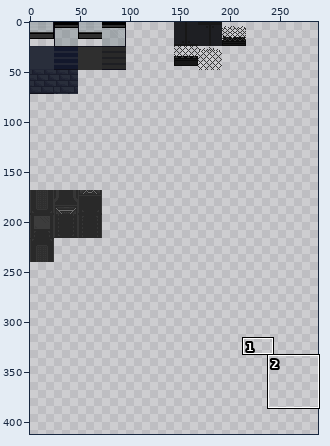
Two states of a sprite sheet, src/ZeroFootprintSociety/Content/Maps/Walls.png. The picture above shows the old version from afar; the outline marks the close-up.
Close-up. Before the commit:
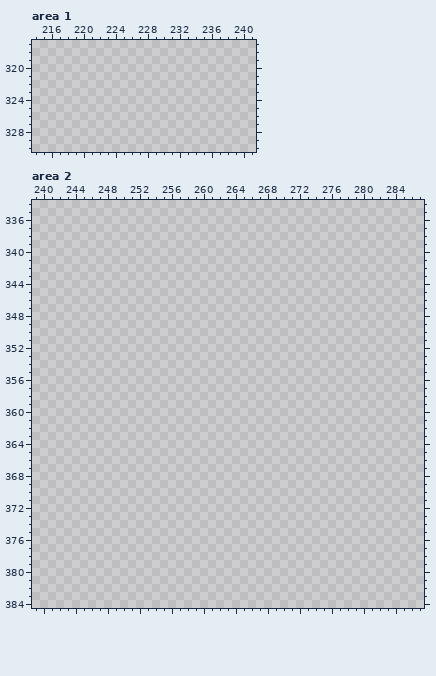
The file is 288x480 pixels. Colours within 5 levels of each other are drawn and written as one. Shown: area 1: x 214..241, y 317..330; area 2: x 239..287, y 334..384. The wide view leaves out empty margins. The commit also changed other parts of the picture, which this record leaves out.
New version:
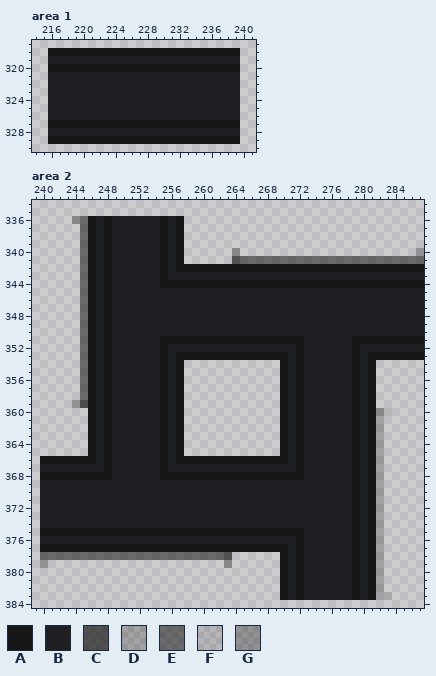
Palette (. is transparent): A #171717  B #1e1f23  C #222222bb  D #23232341  E #23232395  F #24242423  G #2424245b
Edits made:
Changed rows in their new state; - is an unchanged pixel.
Area 1:
first column x 216:
318 AAAAAAAAAAAAAAAAAAAAAAAA
319 BBBBBBBBBBBBBBBBBBBBBBBB
320 AAAAAAAAAAAAAAAAAAAAAAAA
321 BBBBBBBBBBBBBBBBBBBBBBBB
322 BBBBBBBBBBBBBBBBBBBBBBBB
323 BBBBBBBBBBBBBBBBBBBBBBBB
324 BBBBBBBBBBBBBBBBBBBBBBBB
325 BBBBBBBBBBBBBBBBBBBBBBBB
326 BBBBBBBBBBBBBBBBBBBBBBBB
327 AAAAAAAAAAAAAAAAAAAAAAAA
328 BBBBBBBBBBBBBBBBBBBBBBBB
329 AAAAAAAAAAAAAAAAAAAAAAAA
Area 2:
first column x 240:
336 ----GEABABBBBBBABA------------------------------
337 -----EABABBBBBBABA------------------------------
338 -----EABABBBBBBABA------------------------------
339 -----EABABBBBBBABA------------------------------
340 -----EABABBBBBBABA------G----------------------G
341 -----EABABBBBBBABA------CEEEEEEEEEEEEEEEEEEEEEEE
342 -----EABABBBBBBABAAAAAAAAAAAAAAAAAAAAAAAAAAAAAAA
343 -----EABABBBBBBABBBBBBBBBBBBBBBBBBBBBBBBBBBBBBBB
344 -----EABABBBBBBAAAAAAAAAAAAAAAAAAAAAAAAAAAAAAAAA
345 -----EABABBBBBBBBBBBBBBBBBBBBBBBBBBBBBBBBBBBBBBB
346 -----EABABBBBBBBBBBBBBBBBBBBBBBBBBBBBBBBBBBBBBBB
347 -----EABABBBBBBBBBBBBBBBBBBBBBBBBBBBBBBBBBBBBBBB
348 -----EABABBBBBBBBBBBBBBBBBBBBBBBBBBBBBBBBBBBBBBB
349 -----EABABBBBBBBBBBBBBBBBBBBBBBBBBBBBBBBBBBBBBBB
350 -----EABABBBBBBBBBBBBBBBBBBBBBBBBBBBBBBBBBBBBBBB
351 -----EABABBBBBBAAAAAAAAAAAAAAAAAABBBBBBAAAAAAAAA
352 -----EABABBBBBBABBBBBBBBBBBBBBBBABBBBBBABBBBBBBB
353 -----EABABBBBBBABAAAAAAAAAAAAAABABBBBBBABAAAAAAA
354 -----EABABBBBBBABA------------ABABBBBBBABA------
355 -----EABABBBBBBABA------------ABABBBBBBABA------
356 -----EABABBBBBBABA------------ABABBBBBBABA------
357 -----EABABBBBBBABA------------ABABBBBBBABA------
358 -----EABABBBBBBABA------------ABABBBBBBABA------
359 ----GCABABBBBBBABA------------ABABBBBBBABA------
360 ------ABABBBBBBABA------------ABABBBBBBABAGF----
361 ------ABABBBBBBABA------------ABABBBBBBABAD-----
362 ------ABABBBBBBABA------------ABABBBBBBABAD-----
363 ------ABABBBBBBABA------------ABABBBBBBABAD-----
364 ------ABABBBBBBABA------------ABABBBBBBABAD-----
365 ------ABABBBBBBABA------------ABABBBBBBABAD-----
366 AAAAAAABABBBBBBABAAAAAAAAAAAAAABABBBBBBABAD-----
367 BBBBBBBBABBBBBBABBBBBBBBBBBBBBBBABBBBBBABAD-----
368 AAAAAAAAABBBBBBAAAAAAAAAAAAAAAAAABBBBBBABAD-----
369 BBBBBBBBBBBBBBBBBBBBBBBBBBBBBBBBBBBBBBBABAD-----
370 BBBBBBBBBBBBBBBBBBBBBBBBBBBBBBBBBBBBBBBABAD-----
371 BBBBBBBBBBBBBBBBBBBBBBBBBBBBBBBBBBBBBBBABAD-----
372 BBBBBBBBBBBBBBBBBBBBBBBBBBBBBBBBBBBBBBBABAD-----
373 BBBBBBBBBBBBBBBBBBBBBBBBBBBBBBBBBBBBBBBABAD-----
374 BBBBBBBBBBBBBBBBBBBBBBBBBBBBBBBBBBBBBBBABAD-----
375 AAAAAAAAAAAAAAAAAAAAAAAAAAAAAAAAABBBBBBABAD-----
376 BBBBBBBBBBBBBBBBBBBBBBBBBBBBBBBBABBBBBBABAD-----
377 AAAAAAAAAAAAAAAAAAAAAAAAAAAAAAABABBBBBBABAD-----
378 EEEEEEEEEEEEEEEEEEEEEEEC------ABABBBBBBABAD-----
379 G----------------------G------ABABBBBBBABAD-----
380 ------------------------------ABABBBBBBABAD-----
381 ------------------------------ABABBBBBBABAD-----
382 ------------------------------ABABBBBBBABAD-----
383 ------------------------------ABABBBBBBABADF----
Boxes around the changes in both close-ups, in picture pixels (x1, y1, x2, y2):
added: (48, 48, 240, 144)
added: (40, 216, 424, 600)
